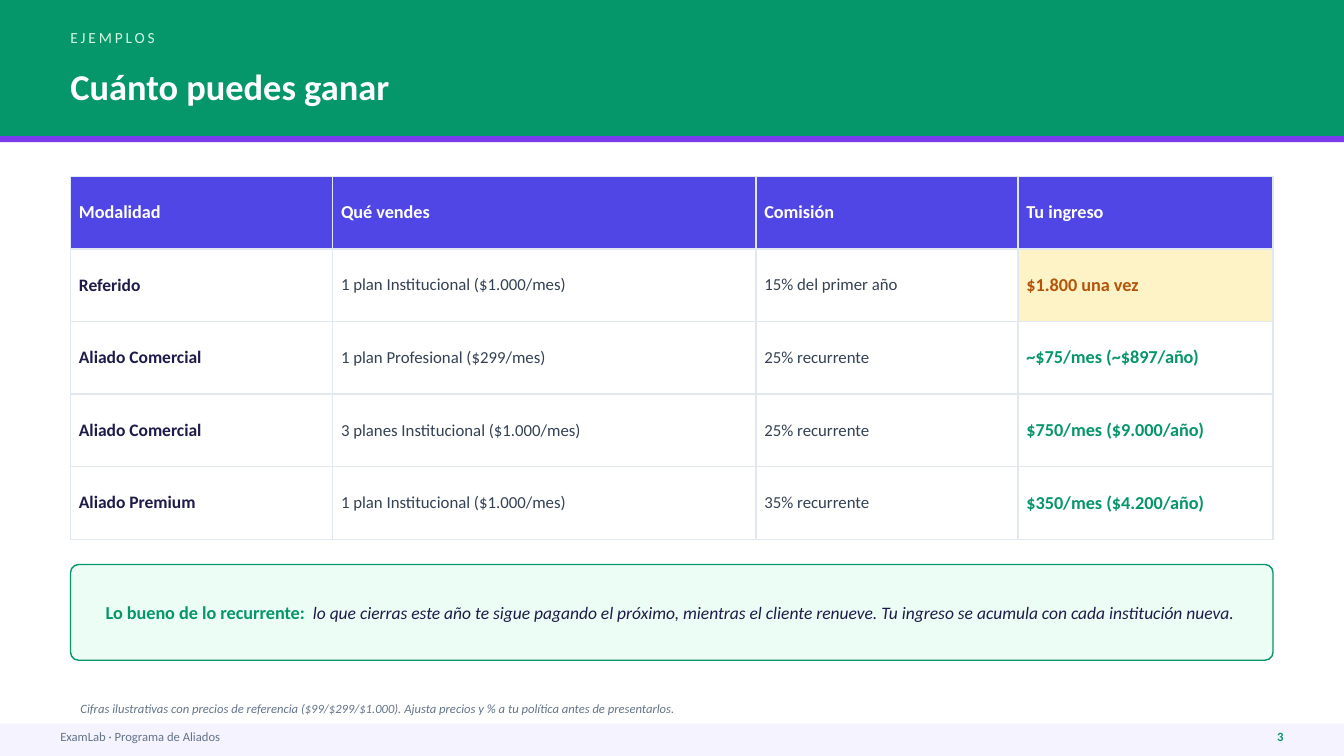
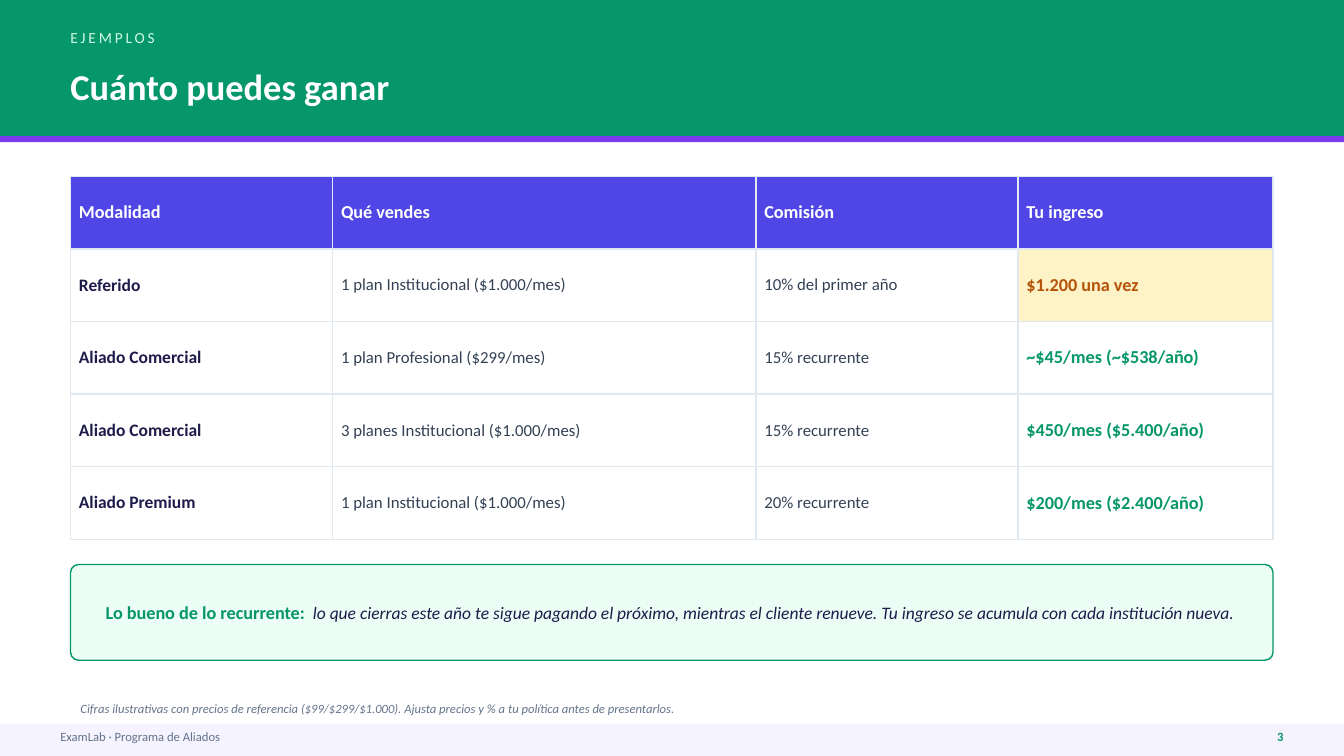
Before and after one commit to AndresDFX/examlab, a slide deck: slide 4 of docs/demos/presentacion/ExamLab-Presentacion-Aliados.pptx. Drawn at 1344x756 pixels with LibreOffice and Linux fonts; fonts in the diff are those of the drawing. Boxes give left, top, right and bottom in pixels: in the first picture for what was removed or moved away, otherwise in the second. Text is boxed around its words. In the diff, an @@ line names an element or a change of style, - is before the commit and + after.

```diff
--- a/docs/demos/presentacion/ExamLab-Presentacion-Aliados.pptx
+++ b/docs/demos/presentacion/ExamLab-Presentacion-Aliados.pptx
@@ table at [71, 176, 1273, 516] @@
-row 2, column 3: 15% del primer año
+row 2, column 3: 10% del primer año
-row 2, column 4: $1.800 una vez
+row 2, column 4: $1.200 una vez
-row 3, column 3: 25% recurrente
+row 3, column 3: 15% recurrente
-row 3, column 4: ~$75/mes (~$897/año)
+row 3, column 4: ~$45/mes (~$538/año)
-row 4, column 3: 25% recurrente
+row 4, column 3: 15% recurrente
-row 4, column 4: $750/mes ($9.000/año)
+row 4, column 4: $450/mes ($5.400/año)
-row 5, column 3: 35% recurrente
+row 5, column 3: 20% recurrente
-row 5, column 4: $350/mes ($4.200/año)
+row 5, column 4: $200/mes ($2.400/año)
```
Also in this commit, not shown: 1 other slide changed, 4 other files.
